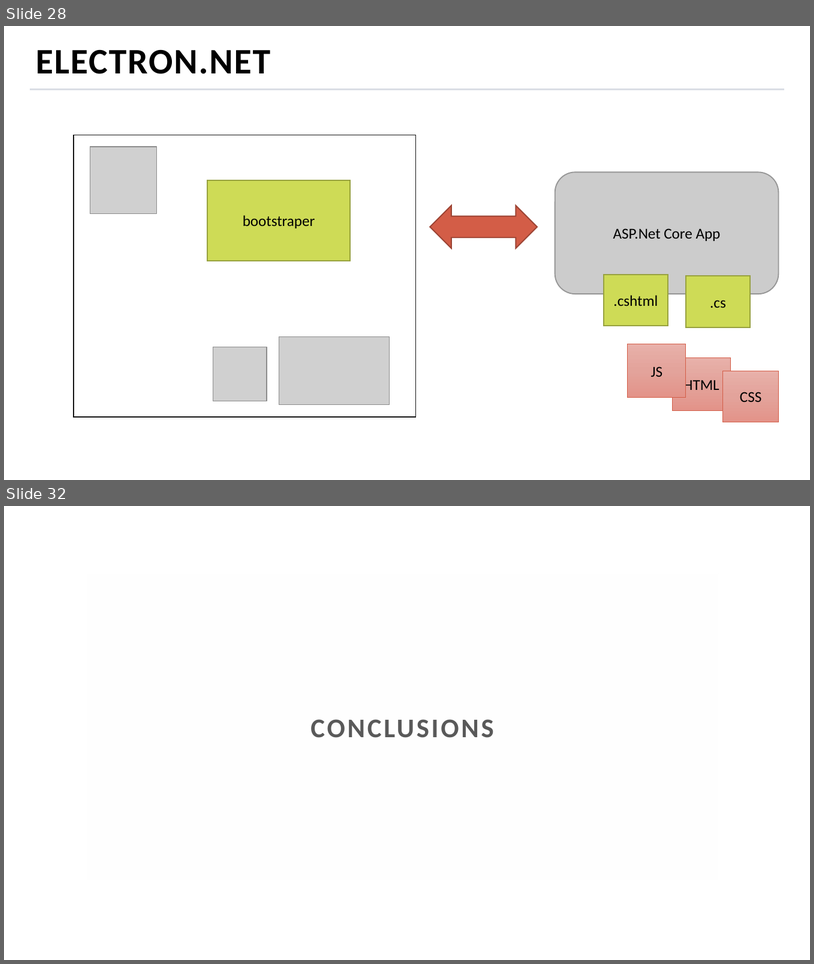
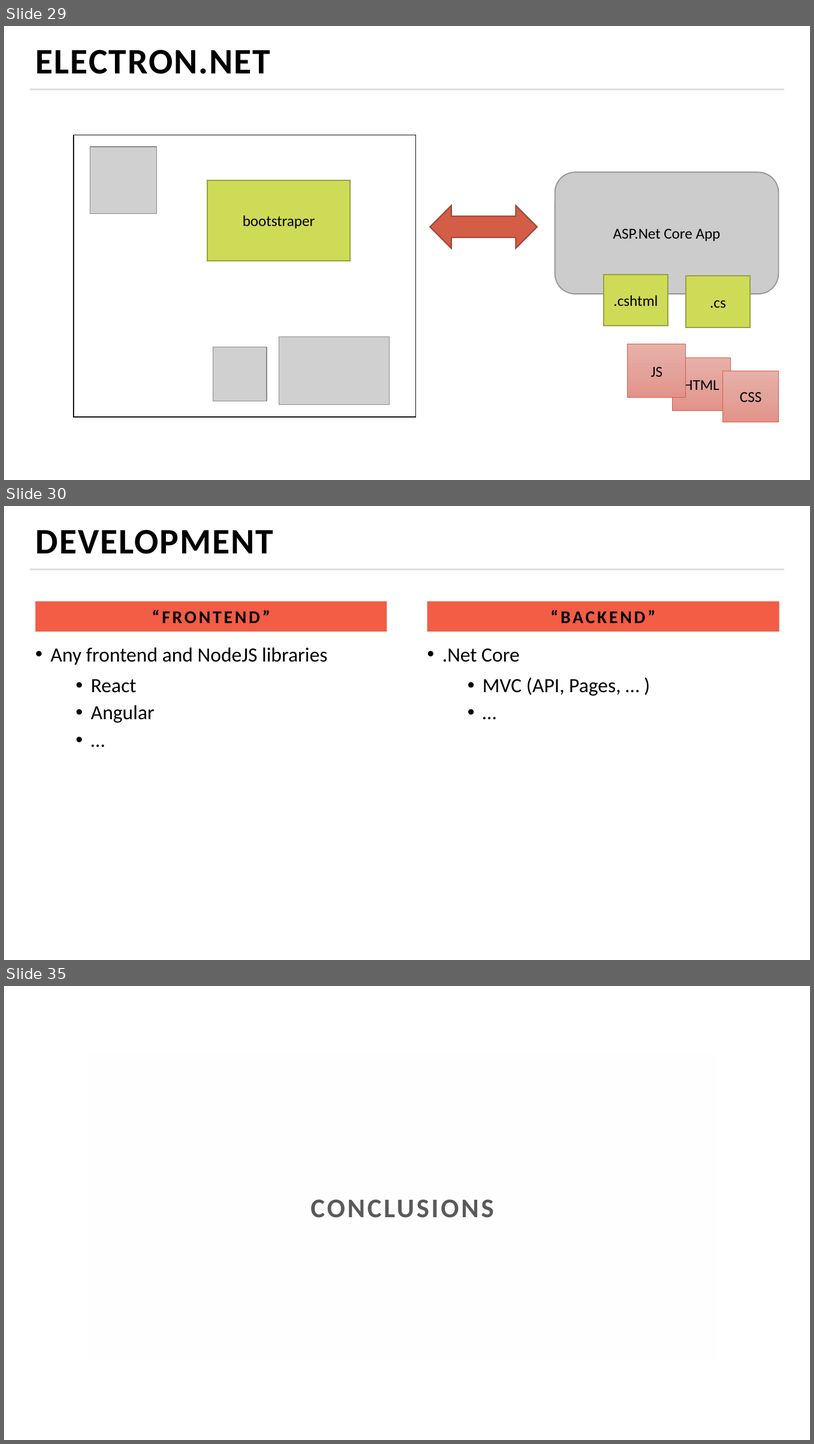
Before and after one commit to MihailRomanov/TechTalks_GUI_in_Net, a slide deck: presentation.pptx. Shown one above the other, each under a label of ours: slides 28 and 32 before the commit, slides 29, 30 and 35 after it; the slides between them are not shown. The pictures are 814x964 and 814x1444 pixels, drawn with LibreOffice and Linux fonts; fonts in the diff are those of the drawing; grey boxes stand for pictures; background and template pictures are left out. Boxes give left, top, right and bottom in pixels: in the first picture for what was removed or moved away, otherwise in the second. Text is boxed around its words. In the diff, an @@ line names an element or a change of style, - is before the commit and + after.

```diff
--- a/presentation.pptx
+++ b/presentation.pptx
@@ slide 30 added at [4, 506, 810, 960], background picture (left out); not listed: 1 template element that a slide beside it also shows @@
@@ title added at [36, 530, 273, 554], 32 pt, text #000000, bold @@
+DEVELOPMENT
@@ text added at [35, 601, 387, 632], fill #F15D45, 16 pt, text #000000, bold @@
+“FRONTEND”
@@ text added at [428, 601, 780, 632], fill #F15D45, 16 pt, text #000000, bold @@
+“BACKEND”
@@ text added at [51, 647, 327, 723], 18 pt, text #000000 @@
+• Any frontend and NodeJS libraries
+  • React
+  • Angular
+  • …
@@ text added at [443, 648, 621, 696], 18 pt, text #000000 @@
+• .Net Core
+  • MVC (API, Pages, … )
+  • …
@@ what was slide 28 is now slide 29 @@
@@ what was slide 32 is now slide 35 @@
```
Also in this commit, not shown: 4 slides changed, 4 other slides added, 2 slides removed.
